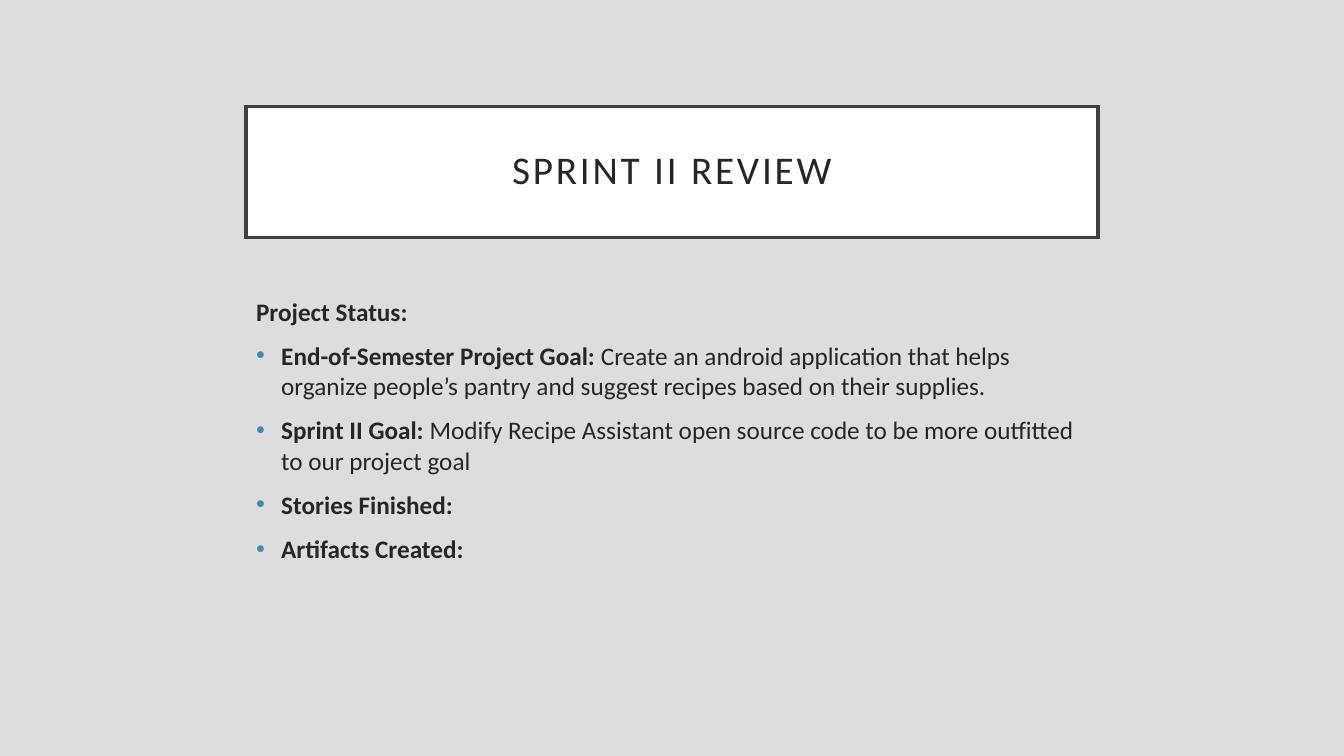
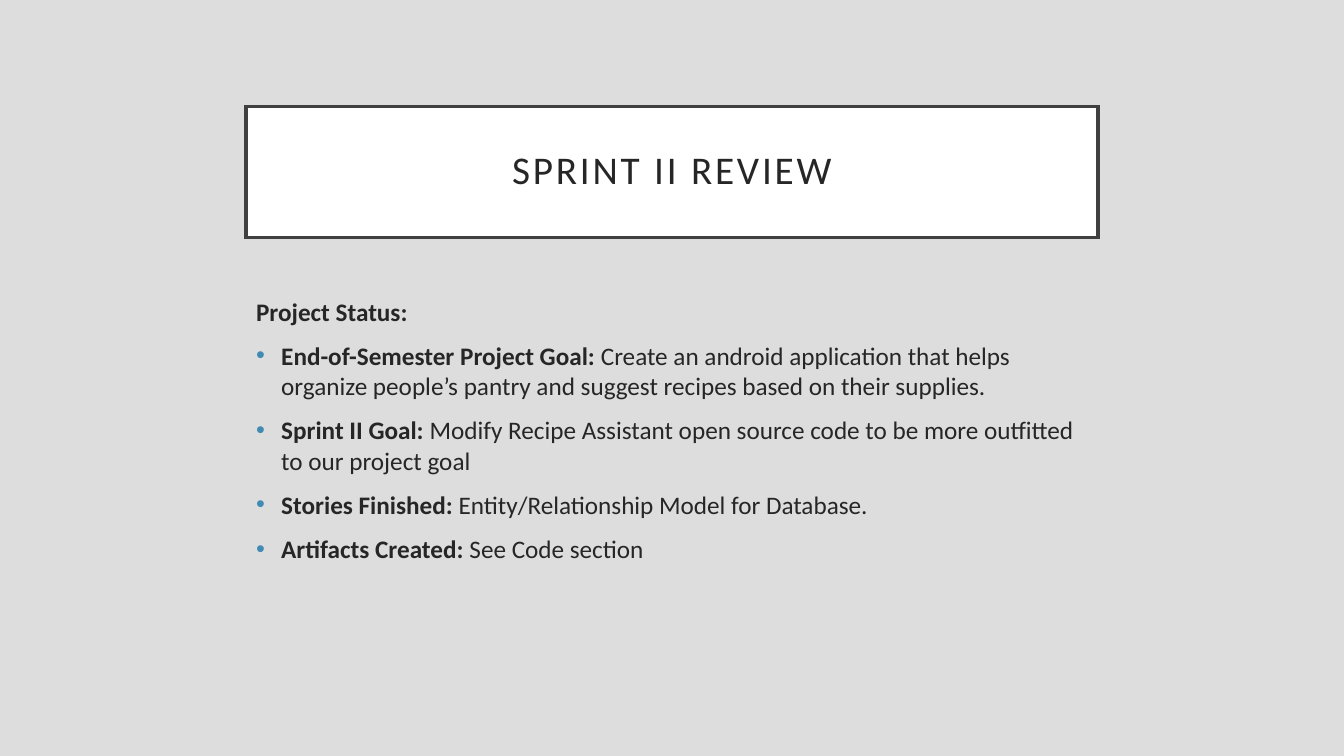
Before and after one commit to CiderCS3398/CS3398-Cider-S2017, a slide deck: slide 2 of Presentations/Sprint 2 Review.pptx. Drawn at 1344x756 pixels with LibreOffice and Linux fonts; fonts in the diff are those of the drawing. Boxes give left, top, right and bottom in pixels: in the first picture for what was removed or moved away, otherwise in the second. Text is boxed around its words. In the diff, an @@ line names an element or a change of style, - is before the commit and + after.

Commit message:
Update to Sprint 2 Review
Added some more info and put improvements on it’s own slide. Will
require other team members to update individual improvements.

```diff
--- a/Presentations/Sprint 2 Review.pptx
+++ b/Presentations/Sprint 2 Review.pptx
@@ text at [281,496,868,558]: text changed; bold off @@
-• Stories Finished:
-• Artifacts Created:
+• Stories Finished: Entity/Relationship Model for Database.
+• Artifacts Created: See Code section
```
Also in this commit, not shown: 1 other slide changed, 1 slide added.
